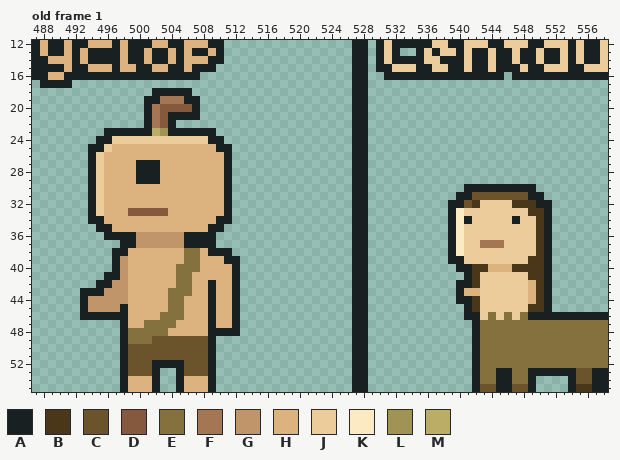
Two versions of one pixel-art file, 16x16/mockups.aseprite. Above, as it was before the edit.
960x56 pixels, 1 frame. Shown: old frame 1: x 487..558, y 12..55. The commit also changed other frames or places, which this record leaves out.
Visible layers, top first: "Characters", "Templates", "Boxes".
Palette (. is transparent): A #182021  B #4a371a  C #6b532c  D #84593e  E #84713e  F #a57653  G #c0956a  H #dcb37f  J #edcc9c  K #fceac3  L #a19353  M #baae66
Pixels before, old frame 1 (only the part around the change), first column x 488:
12 HAAHAAHHHAHAAAHHAAHHHAA................AA.AJAAAAAJJAAJJJAAJJJAAJJJAJAAJ
13 HAAHAHAAAAHAAHAAHAHAAHA................AA.AJA..AJAJJAJAAJAAJAAJAAJAJAAJ
14 AHHHAHAAAAHAAHAAHAHHHAA................AA.AJAAAAJJAAAJAAJAAJAAJAAJAJAAJ
15 AAAHAAHHHAHHAAHHAAHAAA.................AA.AAJJJAAJJAAJAAJAAAJAAJJJAAJJJ
16 AHHAAAAAAAAAAAAAAAAA...................AA..AAAAAAAAAAAAAAA.AAAAAAAAAAAA
17 AAAA...................................AA..............................
18 ..............AAAAA....................AA..............................
19 .............AAFFFAA...................AA..............................
20 .............AFDDDDA...................AA..............................
21 .............AFDAAAA...................AA..............................
22 .............AFDA......................AA..............................
23 ........AAAAAAMLAAAAAA.................AA..............................
24 .......AAJJJJJJJJJJJJAA................AA..............................
25 ......AAJHHHHHHHHHHHHHAA...............AA..............................
26 ......AJHHHHHHHHHHHHHHHA...............AA..............................
27 ......AJHHHHAAAHHHHHHHHA...............AA..............................
28 ......AJHHHHAAAHHHHHHHHA...............AA..............................
29 ......AJHHHHAAAHHHHHHHHA...............AA..............................
30 ......AJHHHHHHHHHHHHHHHA...............AA............AAAAAAAAA.........
31 ......AJHHHHHHHHHHHHHHHA...............AA...........AACCCCCCCAA........
32 ......AJHHHHHHHHHHHHHHHA...............AA..........AACBJJJJBBBAA.......
33 ......AJHHHDDDDDHHHHHHHA...............AA..........AKJJJJJJJJBBA.......
34 ......AAHHHHHHHHHHHHHHAA...............AA..........AKAJJJJJAJJBA.......
35 .......AAHHHHHHHHHHHHAA................AA..........AKJJJJJJJJJBA.......
36 ........AAAAGGGGGGAAAA.................AA..........AKJJJJJJJJJBA.......
37 ..........AAGGGGGGAAAA.................AA..........AKJJFFFJJJJBA.......
38 .........AAHHHHHHHEEHAAA...............AA..........AKJJJJJJJJJBA.......
39 .........AGHHHHHHHEEHHHAA..............AA..........AAJJJJJJJJBBA.......
40 .........AGHHHHHHEEEHHHHA..............AA...........AABBHHHBBBBA.......
41 ........AAGHHHHHHEEHHHHHA..............AA............ABJJJJJJBBA.......
42 .......AAGGHHHHHHEEHHAHHA..............AA...........AABJJJJJJHBA.......
43 .....AAAGGGHHHHHEEEHHAHHA..............AA...........AHHJJJJJJHBA.......
44 .....AGGGGGHHHHHEEHHHAHHA..............AA...........AABJJJJJJHBA.......
45 .....AGGGGAHHHHHEEHHHAHHA..............AA............ABJJJJJJBBA.......
46 .....AAAAAAHHHHEEEHHHAHHA..............AA............AAJEJEJEAAAAAAAAAA
47 ..........AHHEEEEHHHHAHHA..............AA.............AEEEEEEEEEEEEEEEE
48 ..........AEEEEEHHHHHAAAA..............AA.............AEEEEEEEEEEEEEEEE
49 ..........AEEECCCCCCCA.................AA.............AEEEEEEEEEEEEEEEE
50 ..........ACCCCCCCCCCA.................AA.............AEEEEEEEEEEEEEEEE
51 ..........ACCCCCCCCCCA.................AA.............AEEEEEEEEEEEEEEEE
52 ..........ACCCAAAACCCA.................AA.............AEEEEEEEEEEEEEEEE
53 ..........ACCCA..ACCCA.................AA.............AEEAAEEAAAAAACCAA
54 ..........AHHHA..AHHHA.................AA.............AEEAAEEA....ACCAA
55 ..........AHHHA..AHHHA.................AA.............ACCAACCA....ABBAA
After the commit:
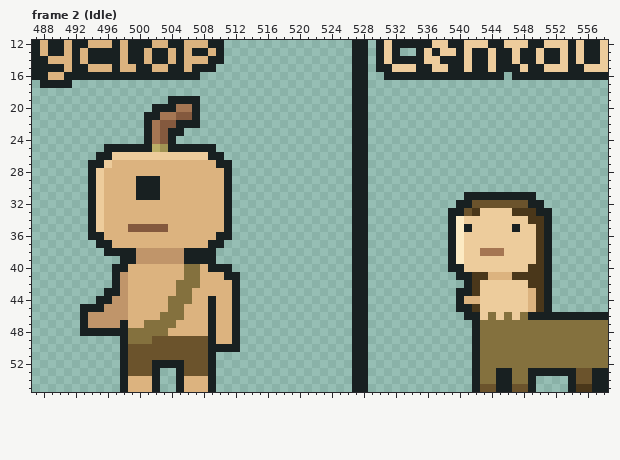
A new or re-ordered frame is compared with the old frame closest to it.
Commit: feat: Idle animations
Changes in this commit:
frames 1 -> 2
Changed rows in their new state; - is an unchanged pixel.
Frame 2 (Idle) is new; against old frame 1, layer "Characters":
first column x 493:
18 ---------.....---------------------------------------------
19 --------...AA----------------------------------------------
20 --------.AAAFF---------------------------------------------
21 ---------AFFDD---------------------------------------------
22 -----------DAAA--------------------------------------------
23 ---.....-FD--....------------------------------------------
24 --......AFDA......-----------------------------------------
25 -..AAAAAAMLAAAAAA..----------------------------------------
26 -.AAJJJJJJJJJJJJAA.----------------------------------------
27 --AJ---HHH-------A-----------------------------------------
28 -------HHH-------------------------------------------------
30 -------AAA--------------------------------------.........--
31 -------AAA-------------------------------------.-AAAAAAA-.-
32 ----------------------------------------------.-ACCCCCCCA-.
33 ------HHHHH------------------------------------ACB----BB-A-
34 --J--------------H------------------------------J-----J-B--
35 -AJH--DDDDD-----HHA-----------------------------A-----A----
36 -AAHHHHHHHHHHHHHHAA----------------------------------------
37 --AAHHHHHHHHHHHH-A--------------------------------JJJ------
38 ---A--AGGGGGGAAA-..-------------------------------FFF------
39 ----.AAGGGGGGAAAA...---------------------------K--------J--
40 -----A------H---AAA.--------------------------A-JJJJJJJJ---
41 ---.--------H-E---A----------------------------A--BHHHBB---
42 --..A---------E-H------------------------------.--------B--
43 ...AA------H----H-------------------------------AB---------
44 ..AA---------E----------------------------------HH---------
45 -AA--G-----------------------------------------A--------H--
46 -GGGGG-----------------------------------------------------
47 AGGGG------------------------------------------------------
48 AAAAA------------HH----------------------------------------
49 -----------------HHA---------------------------------------
50 -----------------AAA---------------------------------------
Where, in picture pixels (left, top, right, bottom), the same in both pictures:
changed: (80, 88, 240, 352)
changed: (448, 184, 552, 312)
